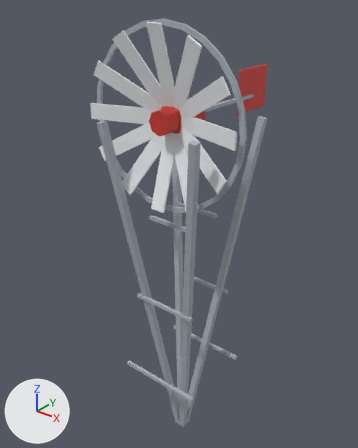
A saved change to the Blender file blender/models/windmill.blend.
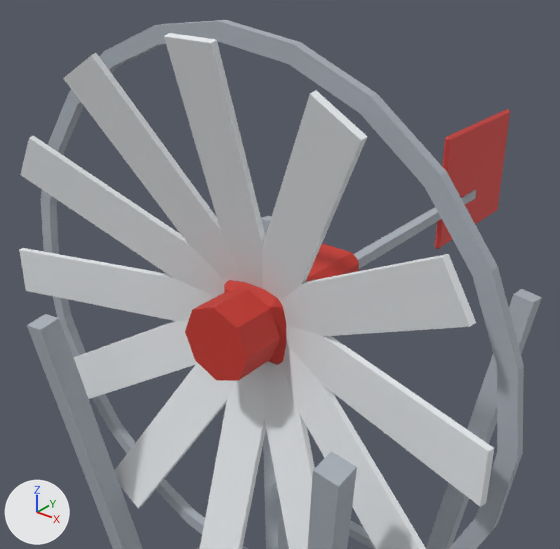
Each version is shown whole from a 50 mm lens placed at (6.06, -7.72, 10.57), pointed at (-0.68, 0.7, 5.35), then close up from a 50 mm lens placed at (2.76, -3.59, 10.57), pointed at (-1.3, 1.49, 7.42). Arrows for +X, +Y and +Z are at lower left; the lights stay in place. The first two pictures are the older version.

Names of what the first close-up shows: 'Blades', 'Tower'.
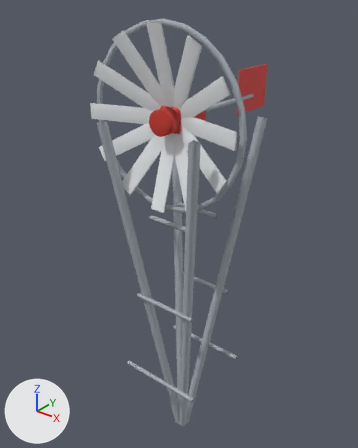
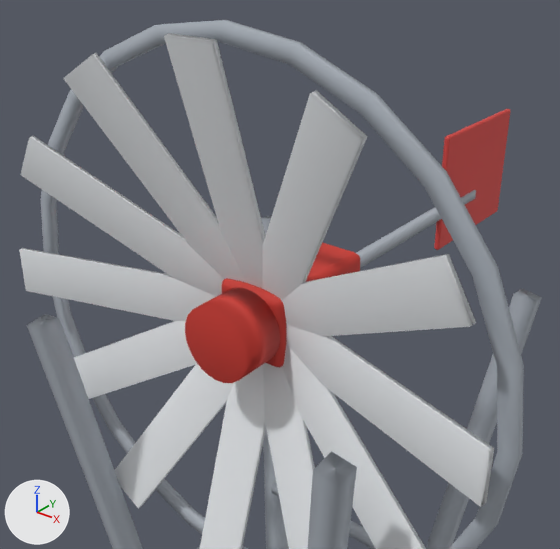
Changed parts and their boxes [x1, y1, x2, y2] in the close-ups (560 x 549 px):
part 1 of me_cube, built on: before [435, 109, 510, 249]; after [434, 109, 511, 250]
part 2 of me_cube, added: after [222, 242, 360, 367]
part 4 of me_cylinder, built on: before [185, 289, 280, 381]; after [185, 287, 280, 383]

The change, as a diff of the scene's bpy script:
```diff
--- a/blender/models/windmill.blend.py
+++ b/blender/models/windmill.blend.py
@@ me_cube @@
 # used by ob_tower; location = (0.0, 0.0, 0.0)
-me_cube.from_pydata(...)  # 136 vertices, 118 faces; spans x -1.22..1.22, y -1.22..3.2, z -0.15..8.85
+me_cube.from_pydata(...)  # 392 vertices, 366 faces; spans x -1.22..1.22, y -1.22..3.2, z -0.15..8.85
+# me_cube part 1: 14 vertices removed from x -0.03..0.03, y 2.0..3.2, z 7.85..8.85; 142 vertices added at x -0.03..0.03, y 2.0..3.2, z 7.85..8.85
+# me_cube part 2: 128 vertices added at x -0.25..0.25, y -0.45..0.45, z 7.95..8.45
+# me_cube part 3: the surface is now shaded smooth
 me_cube.materials.append(mat_siloring)
@@ me_cylinder @@
 # used by ob_blades; location = (0.0, -0.6, 8.2); rotation_euler = (1.571, 0.0, 0.0), in degrees (90, 0, 0)
-me_cylinder.from_pydata(...)  # 212 vertices, 180 faces; spans x -1.82..1.82, y -1.82..1.82, z -0.26..0.26
+me_cylinder.from_pydata(...)  # 244 vertices, 196 faces; spans x -1.82..1.82, y -1.82..1.82, z -0.26..0.26
+# me_cylinder part 4
+# 10 faces are deleted
+# 16 vertices are added at x -0.24..0.24, y -0.24..0.24, z -0.15
+# 16 new vertices lie (0.0, 0.0, 0.3) away from vertices in x -0.24..0.24, y -0.24..0.24, z -0.15
+# 26 new faces join them, mat_barnred (red #c8372d)
+# me_cylinder part 5: the surface is now shaded smooth
 me_cylinder.materials.append(mat_barnred)
```
